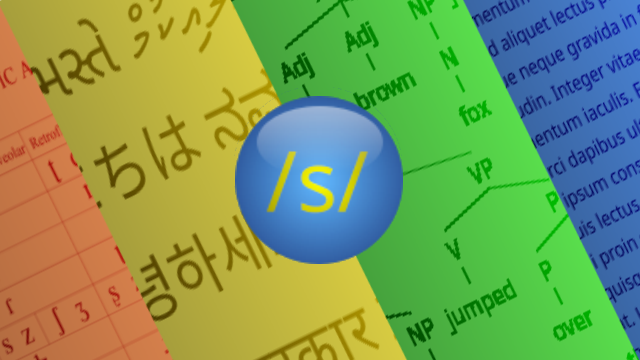
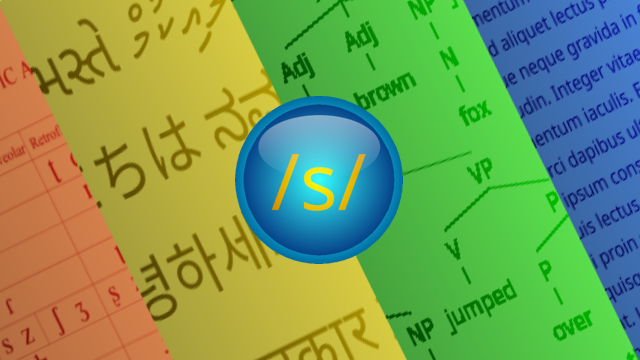
Layers edited between the first and the second 640px x 360px image:
renamed "logo.png" to "Paint Layer 3 (pasted)", painted on it over [left=234, top=87, right=403, bottom=264]
painted on "Paint Layer 1" over [left=234, top=87, right=403, bottom=264]
